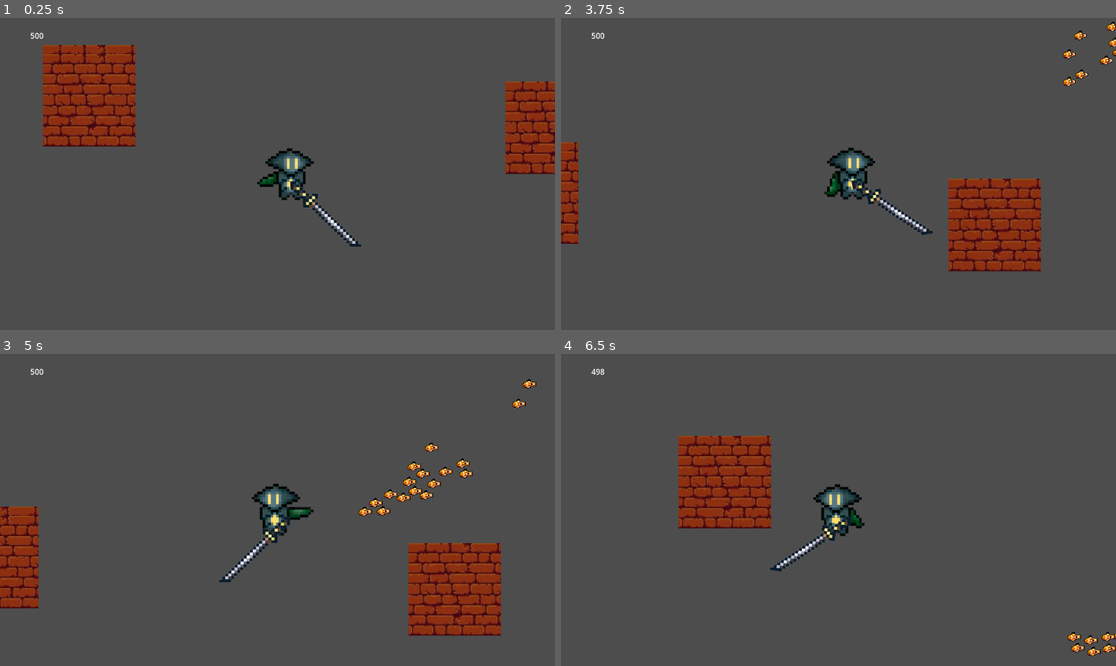
Above: before the commit, frames 1-4 (two rows, left to right).
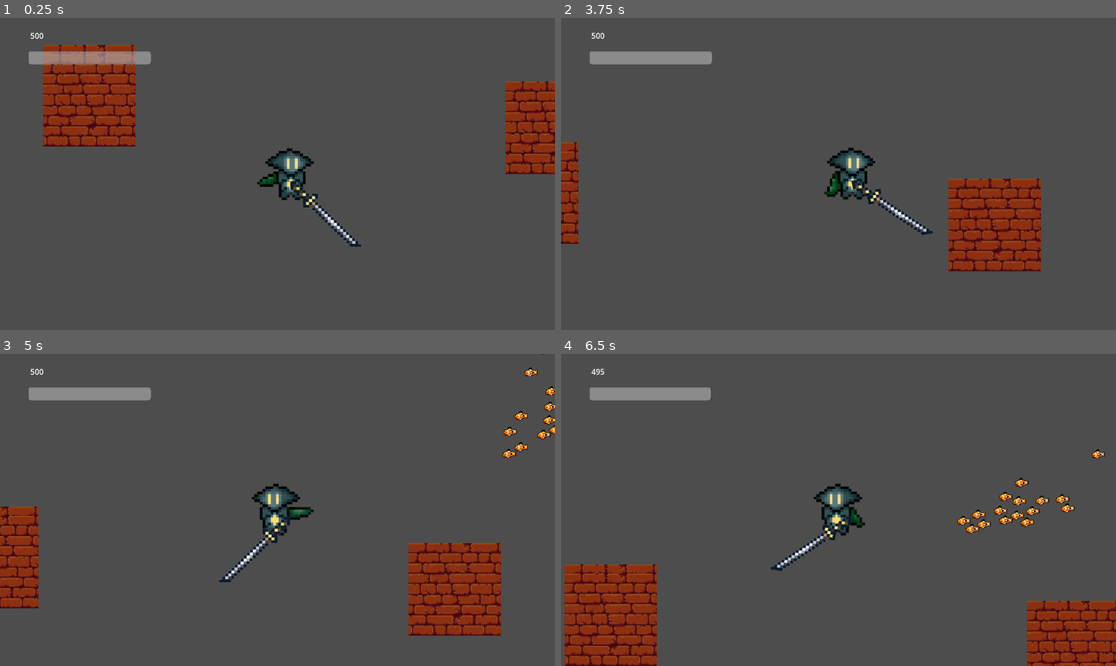
Above: after the commit, the same moments.

Repository: CommanderTuna999/Ocean-Game
Game: Godot game, scene res://Scenes/Game.tscn
The game is run twice, just before and just after one commit, with the same random seed, the same clock (stepped at 60 frames per second) and the same inputs. The engine's default icon, where the game draws it, is replaced by a stand-in: a white triangle on a blue panel in a dark square.
Inputs (mouse positions are in pixels of both pictures, inside the frame that each line leads up to):
- Up to frame 1 (0.25 s): no input
- Up to frame 2 (3.75 s): move the mouse to (960, 158) at 0.52 s; hold D (Right) 0.53-2.03 s; tap Q (Dash) at 0.6, 3.6 s; tap W (Up) at 0.77, 1.52, 3.02 s; move the mouse to (727, 189) at 1.27 s; tap Space (Harpoon) at 1.35 s; move the mouse to (894, 105) at 2.02 s; hold A (Left) 2.03-2.78 s; hold Shift (Shift) 2.03-2.78 s; move the mouse to (810, 236) at 2.77 s; hold D (Right) from 2.78 s (still down); click (810, 236) at 2.85 s; move the mouse to (1005, 220) at 3.52 s
- Up to frame 3 (5 s): tap W (Up) at 3.77, 4.52 s; move the mouse to (111, 463) at 4.27 s; release D (Right) at 4.28 s; hold A (Left) from 4.28 s (still down); tap Space (Harpoon) at 4.35 s
- Up to frame 4 (6.5 s): move the mouse to (866, 510) at 5.02 s; release A (Left) at 5.03 s; hold D (Right) 5.03-5.78 s; hold Shift (Shift) 5.03-5.78 s; move the mouse to (755, 432) at 5.77 s; hold A (Left) from 5.78 s (still down); click (755, 432) at 5.85 s; tap W (Up) at 6.02 s

The runs differ from the first frame. In frame 1, 0.9% of the frame differs, in the area x 5-28%, y 10-15%; in frame 2, 1.2%; in frame 3, 2.1%; in frame 4, 16%, in the area x 0-100%, y 4-100%.

Commit message:
added DoT armour, health ui, small changes
- DoT armour can be found in the bottom left corner of the map, somebody please make a damn sprite for it
- picking it up makes damage spread over 1 second 5 times although my code makeas it better than that ig
- somebody fix the code so the dot damage doesnt exponentially get smaller idk how that works
- dash nerfs and stuff

Diff:
--- a/main game---ocean-thing/Scenes/Game.tscn
+++ b/main game---ocean-thing/Scenes/Game.tscn
@@ -5,6 +5,12 @@
 [ext_resource type="PackedScene" uid="uid://vpeush0nlhjd" path="res://Scenes/shark.tscn" id="5_7lihs"]
 [ext_resource type="PackedScene" uid="uid://ugr4xifmou0g" path="res://Scenes/weapon.tscn" id="5_b2bpf"]
 [ext_resource type="PackedScene" uid="uid://b7brt10lbkmsj" path="res://Scenes/tile_map.tscn" id="5_fgofq"]
+[ext_resource type="Script" uid="uid://ppdc2n30qyie" path="res://Scenes/test_armour_1.gd" id="6_2irst"]
+[ext_resource type="Texture2D" uid="uid://b402fgvpvj5jx" path="res://icon.svg" id="7_bf53h"]
+[ext_resource type="Script" uid="uid://by4l5aip8ooh3" path="res://Scenes/sprite_2d(test_armour).gd" id="8_71axn"]
+
+[sub_resource type="RectangleShape2D" id="RectangleShape2D_2irst"]
+size = Vector2(75, 73)
 
 [node name="Game" type="Node2D" unique_id=1539891490]
 
@@ -39,6 +45,13 @@
 offset_bottom = 1667.0
 fill_mode = 3
 
+[node name="healthbar" type="ProgressBar" parent="UI/CanvasLayer" unique_id=67947207]
+offset_left = 59.0
+offset_top = 69.0
+offset_right = 313.0
+offset_bottom = 96.0
+max_value = 500.0
+
 [node name="clownfish_folder" type="Node" parent="." unique_id=1112951759]
 
 [node name="clownfish" parent="clownfish_folder" unique_id=1111911240 instance=ExtResource("4_kldst")]
@@ -323,3 +336,17 @@
 [node name="shark2" parent="." unique_id=1885016026 instance=ExtResource("5_7lihs")]
 position = Vector2(5182, 1907)
 scale = Vector2(2.8872721, 2.8287535)
+
+[node name="DoT_Armour" type="Area2D" parent="." unique_id=1432841927 node_paths=PackedStringArray("target_node")]
+script = ExtResource("6_2irst")
+target_node = NodePath("../Player")
+
+[node name="Sprite2D" type="Sprite2D" parent="DoT_Armour" unique_id=1993723288]
+position = Vector2(-3925, 879)
+scale = Vector2(0.4921875, 0.5234375)
+texture = ExtResource("7_bf53h")
+script = ExtResource("8_71axn")
+
+[node name="CollisionShape2D" type="CollisionShape2D" parent="DoT_Armour" unique_id=1909451576]
+position = Vector2(-3928.5, 878.5)
+shape = SubResource("RectangleShape2D_2irst")
--- /dev/null
+++ b/main game---ocean-thing/Scenes/sprite_2d(test_armour).gd
@@ -0,0 +1 @@
+extends Sprite2D
--- /dev/null
+++ b/main game---ocean-thing/Scenes/test_armour_1.gd
@@ -0,0 +1,11 @@
+extends Area2D
+
+@export var target_node: Node
+
+func _ready():
+	body_entered.connect(_on_body_entered)
+
+func _on_body_entered(body):
+	if body.name == "Player":
+		target_node.activate()
+		queue_free()
--- a/main game---ocean-thing/Scripts/clownfish.gd
+++ b/main game---ocean-thing/Scripts/clownfish.gd
@@ -5,7 +5,7 @@
 #Layer 11 = Enemies hurtbox
 
 extends CharacterBody2D
-var speed = 250
+var speed = 185
 var damage_occuring = false
 var aggro = false
 var chase_subject = null
--- a/main game---ocean-thing/Scripts/player.gd
+++ b/main game---ocean-thing/Scripts/player.gd
@@ -28,9 +28,9 @@
 @export var sprint_threshold: float = 0.0
 #dash
 @export var dash_max: float = 70.0
-@export var dash_cost: float = 25.0
-@export var dash_recharge_per_second: float = 15.0
-@export var dash_recharge_delay: float = 0.5
+@export var dash_cost: float = 33.0
+@export var dash_recharge_per_second: float = 12.5
+@export var dash_recharge_delay: float = 1.0
 @export var dash_speed: float = 1200
 @export var dash_duration: float = 0.1
 @export var dash_bar_display_value: float = dash_max
@@ -45,6 +45,10 @@
 var recharge_timer: float = 0.0
 var is_sprinting: bool = false
 var is_exhausted: bool = false
+
+#test armour
+var armour_DoT: bool = false
+var DoT_strength: float = 0.2
 
 #test save thin
 
@@ -66,6 +70,11 @@
 		dash_bar.max_value = dash_max
 		dash_bar.value = dash_value
 		dash_bar.show_percentage = false
+	if health_bar:
+		health_bar.min_value = 0
+		health_bar.max_value = max_health
+		health_bar.value = current_health
+		health_bar.show_percentage = false
 	spawnposition = global_position
 
 func _on_harpoon_attached(hitposition):
@@ -294,10 +303,16 @@
 
 #actual health stuff below
 @onready var health_label: Label = $"../UI/CanvasLayer/health_label"
+@onready var health_bar: ProgressBar = get_tree().current_scene.find_child("healthbar", true, false) as ProgressBar
+var regen_delay = 5.0
+var regen_per_second = 25.0
+var time_since_damage = 0.0
+var displayed_health = 500.0
+var max_health = 500
 var current_health = 500
 var damage_occuring = false
 var iframe_duration = 0.2
-var clownfish_damage = 1
+var clownfish_damage = 5
 var shark_damage = 150
 
 #sprint stuff below
@@ -357,11 +372,43 @@
 		sprint_bar.value = sprint_value
 
 func _process(delta):
-	health_label.text = str(current_health)
+	handle_health_regen(delta)
+	update_health_ui(delta)
+
 	if current_health <= 0:
 		get_tree().call_deferred("reload_current_scene")
 
-
+func handle_health_regen(delta: float) -> void:
+	if current_health >= max_health:
+		current_health = max_health
+		return
+
+	time_since_damage += delta
+
+	if time_since_damage >= regen_delay:
+		current_health += regen_per_second * delta
+		current_health = min(current_health, max_health)
+
+func update_health_ui(delta: float) -> void:
+	if displayed_health > current_health:
+		displayed_health = current_health
+	else:
+		displayed_health = move_toward(
+			displayed_health,
+			current_health,
+			regen_per_second * delta
+		)
+
+	health_label.text = str(roundi(displayed_health))
+
+	if health_bar:
+		health_bar.value = displayed_health
+
+
+func take_player_damage(amount: float) -> void:
+	current_health -= amount
+	current_health = max(current_health, 0)
+	time_since_damage = 0.0
 func _on_hurt_area_body_entered(body: Node2D) -> void:
 	if not is_instance_valid(body):
 		return
@@ -390,9 +437,16 @@
 
 		velocity += kbdirection * kbstrength
 
-		current_health -= damage
-		health_label.text = str(current_health)
-		await get_tree().create_timer(iframe_duration).timeout
-
+		if armour_DoT == false:
+			take_player_damage(damage)
+			await get_tree().create_timer(iframe_duration).timeout
+		else:
+			while damage >= damage * DoT_strength:
+				take_player_damage(damage * DoT_strength)
+				damage -= damage * DoT_strength
+				damage -= damage / 100
+				await get_tree().create_timer(DoT_strength).timeout
 func _on_hurt_area_body_exited(body: Node2D) -> void:
 	damage_occuring = false
+func activate():
+	armour_DoT = true
Not shown, added: main game---ocean-thing/Scenes/sprite_2d(test_armour).gd.uid
Not shown, added: main game---ocean-thing/Scenes/test_armour_1.gd.uid
